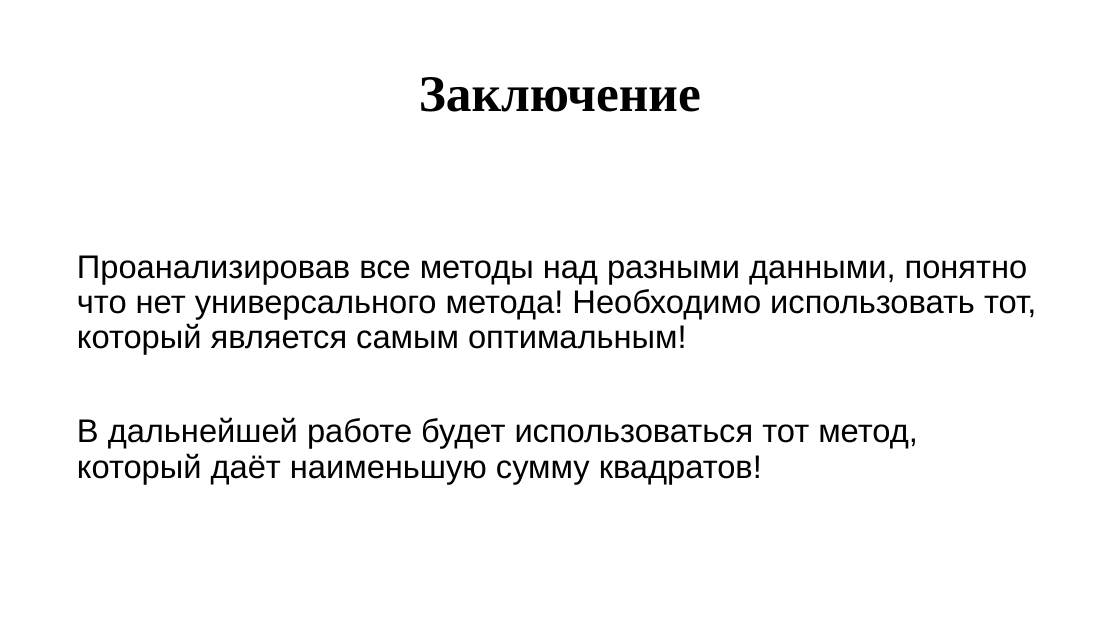
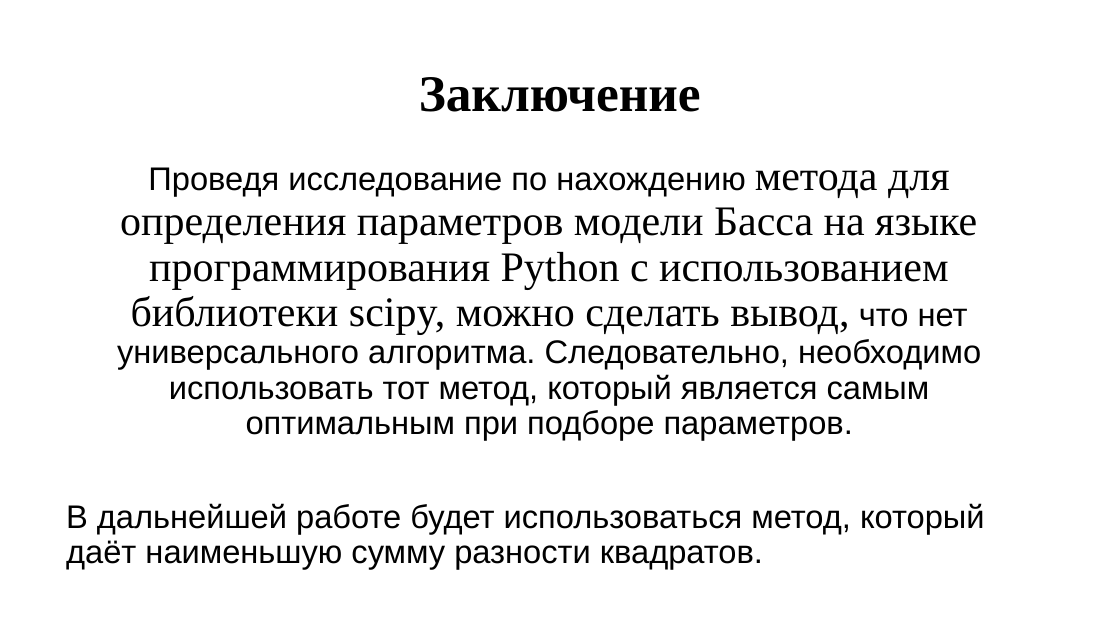
Before and after one commit to Misha1601/magistr, a slide deck: slide 19 of Конференции/Никифоров Поиск методов.pptx. Drawn at 1120x630 pixels with LibreOffice and Linux fonts; fonts in the diff are those of the drawing; background and template pictures are left out. Boxes give left, top, right and bottom in pixels: in the first picture for what was removed or moved away, otherwise in the second. Text is boxed around its words. In the diff, an @@ line names an element or a change of style, - is before the commit and + after.

```diff
--- a/Конференции/Никифоров Поиск методов.pptx
+++ b/Конференции/Никифоров Поиск методов.pptx
@@ subtitle at (66, 167, 985, 569): text changed @@
-Проанализировав все методы над разными данными, понятно что нет универсального метода! Необходимо использовать тот, который является самым оптимальным!
-В дальнейшей работе будет использоваться тот метод, который даёт наименьшую сумму квадратов!
+Проведя исследование по нахождению метода для определения параметров модели Басса на языке программирования Python с использованием библиотеки scipy, можно сделать вывод, что нет универсального алгоритма. Следовательно, необходимо использовать тот метод, который является самым оптимальным при подборе параметров.
+В дальнейшей работе будет использоваться метод, который даёт наименьшую сумму разности квадратов.
```
Also in this commit, not shown: 2 other slides changed.
